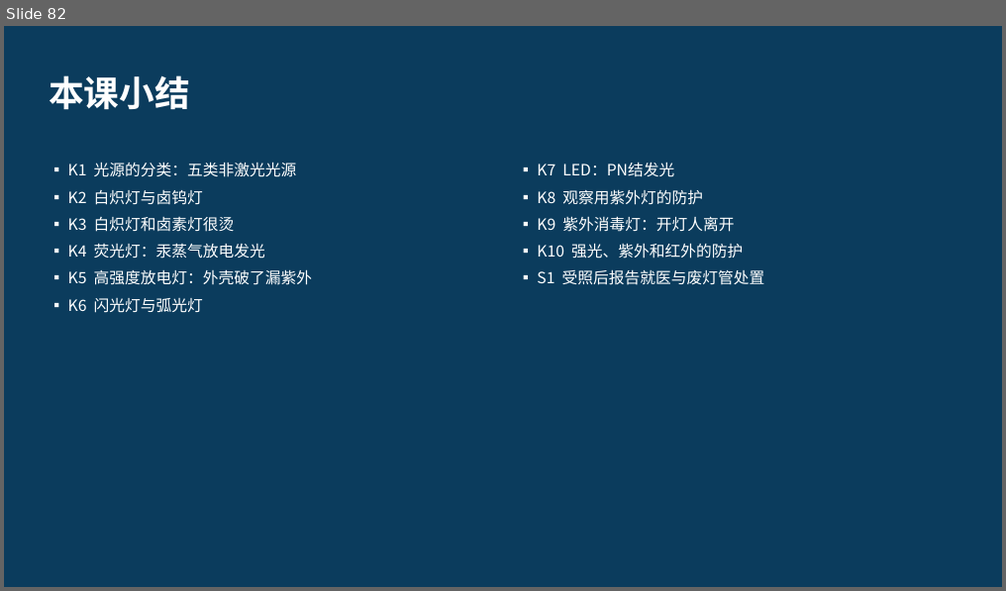
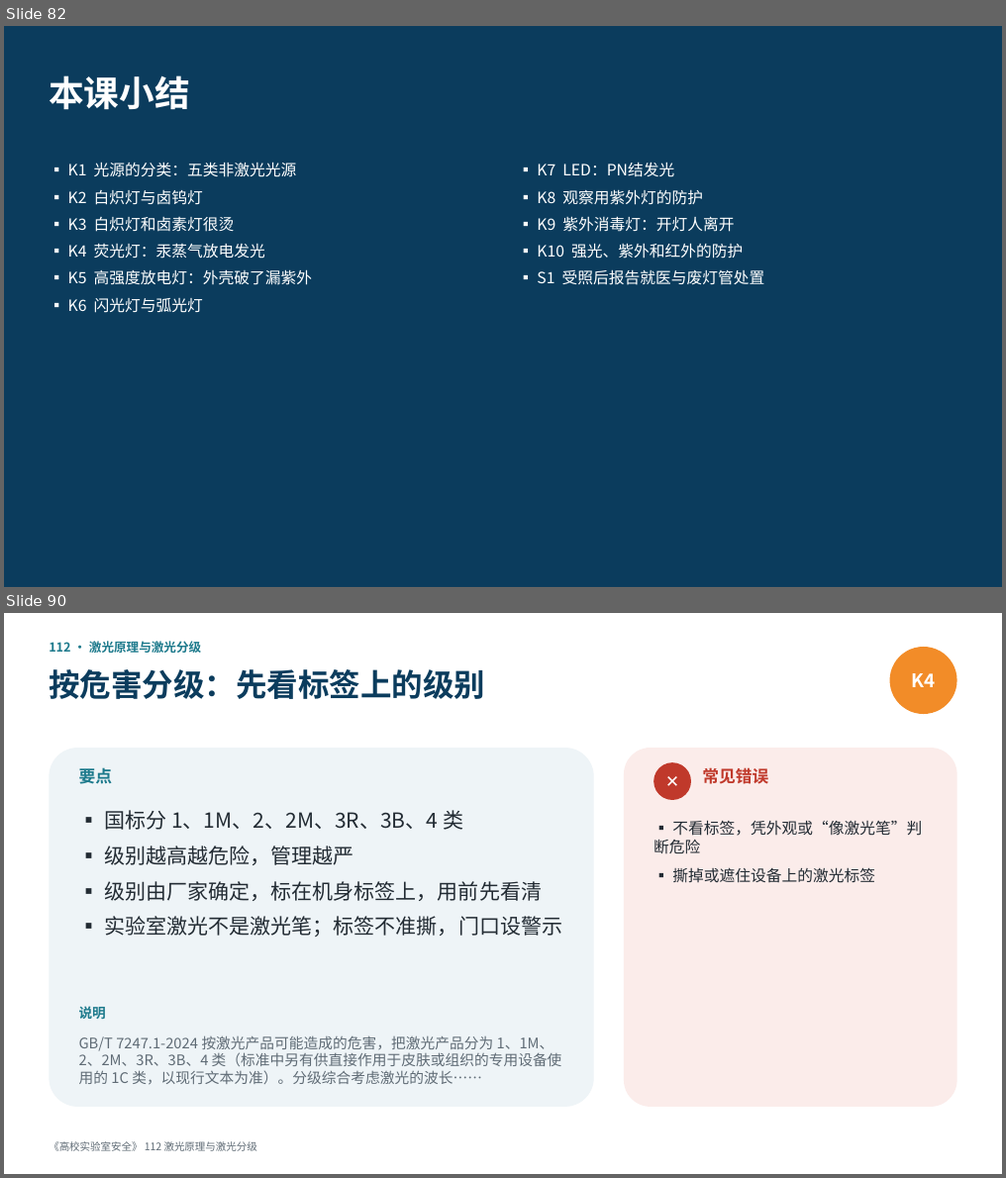
Before and after one commit to hanrongwx-max/videoyoutubo, a slide deck: course/高校实验室安全/课件/第9章_激光与光学安全.pptx. Shown one above the other, each under a label of ours: slide 82 before the commit, slides 82 and 90 after it; the slides between them are not shown. The pictures are 1006x591 and 1006x1178 pixels, drawn with LibreOffice and Linux fonts; fonts in the diff are those of the drawing. Boxes give left, top, right and bottom in pixels: in the first picture for what was removed or moved away, otherwise in the second. Text is boxed around its words. In the diff, an @@ line names an element or a change of style, - is before the commit and + after.

```diff
--- a/course/高校实验室安全/课件/第9章_激光与光学安全.pptx
+++ b/course/高校实验室安全/课件/第9章_激光与光学安全.pptx
@@ slide 90 added at [4,613,1002,1174], background #FFFFFF @@
@@ text added at [49,641,201,653], 12 pt, text #1D7A8C, bold @@
+112 · 激光原理与激光分级
@@ text added at [49,669,485,699], 30 pt, text #0B3C5D, bold @@
+按危害分级：先看标签上的级别
@@ ellipse added at [890,647,957,714], fill #F28C28, 18 pt, text #FFFFFF, bold @@
+K4
@@ rounded rectangle added at [49,748,594,1107], fill #EEF4F7 @@
@@ rounded rectangle added at [624,748,957,1107], fill #FBECEA @@
@@ text added at [79,768,113,784], 16 pt, text #1D7A8C, bold @@
+要点
@@ ellipse added at [653,762,691,800], fill #C0392B, 16 pt, text #FFFFFF, bold @@
+✕
@@ text added at [702,768,768,784], 16 pt, text #C0392B, bold @@
+常见错误
@@ text added at [104,810,562,937], 20 pt, text #222B33 @@
+▪ 国标分 1、1M、2、2M、3R、3B、4 类
+▪ 级别越高越危险，管理越严
+▪ 级别由厂家确定，标在机身标签上，用前先看清
+▪ 实验室激光不是激光笔；标签不准撕，门口设警示
@@ text added at [653,820,922,883], 15 pt, text #222B33 @@
+▪ 不看标签，凭外观或“像激光笔”判断危险
+▪ 撕掉或遮住设备上的激光标签
@@ text added at [79,1007,106,1019], 13 pt, text #1D7A8C, bold @@
+说明
@@ text added at [79,1036,562,1085], 14 pt, text #5F6B75 @@
+GB/T 7247.1-2024 按激光产品可能造成的危害，把激光产品分为 1、1M、2、2M、3R、3B、4 类（标准中另有供直接作用于皮肤或组织的专用设备使用的 1C 类，以现行文本为准）。分级综合考虑激光的波长……
@@ text added at [49,1142,257,1152], 10 pt, text #5F6B75 @@
+《高校实验室安全》 112 激光原理与激光分级
```
Also in this commit, not shown: 16 other slides added, 2 other files.
